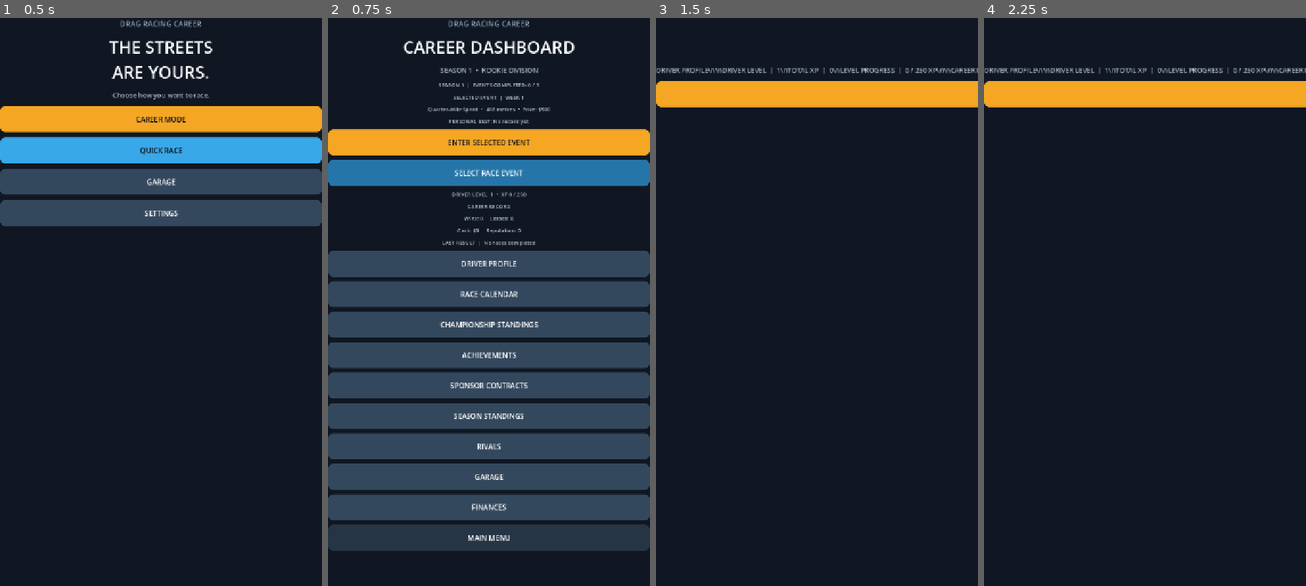
Above: before the commit, frames 1-4 (left to right).
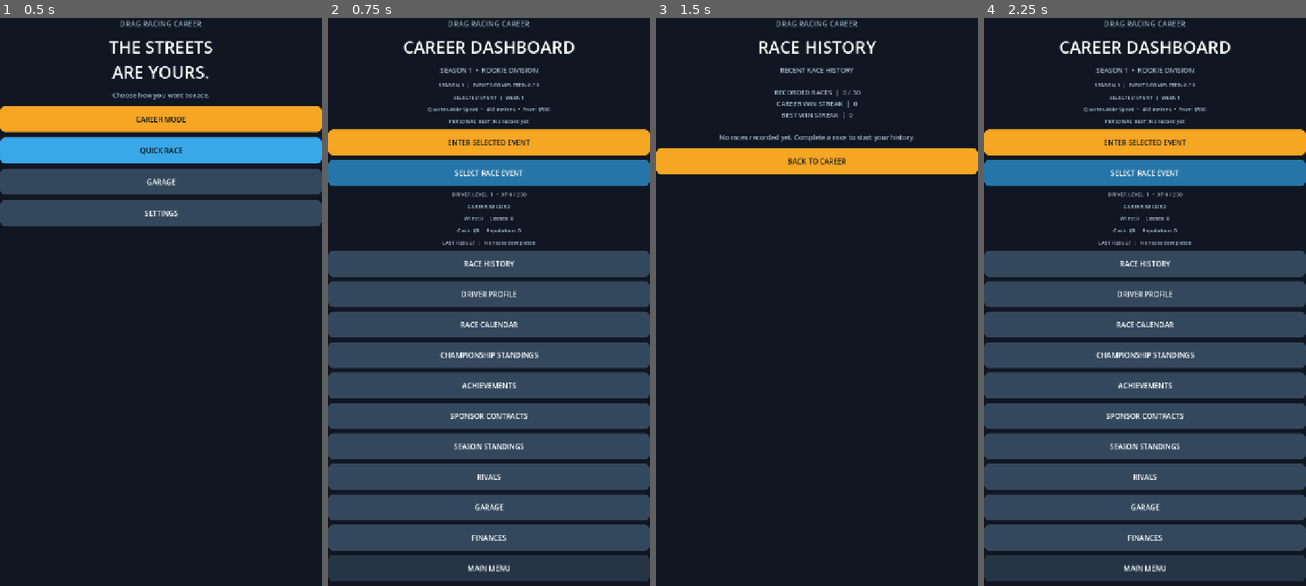
Above: after the commit, the same moments.

Repository: gleeshyyy/-Drag-Racing-Career
Game: Godot game, scene res://main.tscn
Same seed, same stepped clock (60 frames per second), same inputs: the game is played once before the commit and once after it.
Inputs (mouse positions are in pixels of both pictures, inside the frame that each line leads up to):
- Up to frame 1 (0.5 s): no input
- Up to frame 2 (0.75 s): click "CAREER MODE" at 0.5 s
- Up to frame 3 (1.5 s): click (817, 262) at 1.25 s, where only the run after the commit has a clickable "RACE HISTORY"
- Up to frame 4 (2.25 s): click (1145, 160) at 2 s, where only the run after the commit has a clickable "BACK TO CAREER"

Frame 1 is identical in both runs. In frame 2, 6.1% of the frame differs, in the area x 0-100%, y 11-100%; in frame 3, 11%; in frame 4, 66%, in the area x 0-100%, y 0-100%.

Commit message:
Add race history and expand career event calendar

Diff:
--- a/main.gd
+++ b/main.gd
@@ -61,6 +61,9 @@
 var shift_cooldown := 0.0
 var race_time := 0.0
 var personal_bests: Dictionary = {}
+var race_history: Array = []
+var current_win_streak := 0
+var best_win_streak := 0
 var career_race := false
 var career_wins := 0
 var career_losses := 0
@@ -313,6 +316,10 @@
 	_add_section_label("Wins: %d     Losses: %d" % [career_wins, career_losses])
 	_add_section_label("Cash: $%s     Reputation: %d" % [str(career_cash), career_reputation])
 	_add_section_label("LAST RESULT  |  " + last_result)
+	var history_button := _make_button("RACE HISTORY", Color("#34485d"))
+	history_button.add_theme_color_override("font_color", Color.WHITE)
+	history_button.pressed.connect(_show_race_history)
+	section_panel.add_child(history_button)
 	var profile_button := _make_button("DRIVER PROFILE", Color("#34485d"))
 	profile_button.add_theme_color_override("font_color", Color.WHITE)
 	profile_button.pressed.connect(_show_driver_profile)
@@ -576,9 +583,12 @@
 
 func _event_catalog() -> Array:
 	return [
+		{"id": "eighth_mile", "name": "Eighth-Mile Dash", "distance": 201.0, "reward": 300, "rival_speed": 232.0, "description": "A short explosive sprint. Launch reaction and acceleration decide the winner."},
 		{"id": "quarter_mile", "name": "Quarter-Mile Sprint", "distance": 402.0, "reward": 500, "rival_speed": 238.0, "description": "Classic drag race. A balanced test of launch and shifting."},
-		{"id": "half_mile", "name": "Half-Mile Challenge", "distance": 804.0, "reward": 850, "rival_speed": 245.0, "description": "Longer run. Top speed and clean gear changes matter."},
-		{"id": "top_speed", "name": "Top Speed Shootout", "distance": 1000.0, "reward": 1200, "rival_speed": 252.0, "description": "The longest event with the toughest rival pace."}
+		{"id": "pro_quarter", "name": "Pro Quarter-Mile", "distance": 402.0, "reward": 900, "rival_speed": 247.0, "description": "A tougher quarter-mile event with a stronger rival field."},
+		{"id": "half_mile", "name": "Half-Mile Challenge", "distance": 804.0, "reward": 1200, "rival_speed": 250.0, "description": "Longer run. Top speed and clean gear changes matter."},
+		{"id": "top_speed", "name": "Top Speed Shootout", "distance": 1000.0, "reward": 1600, "rival_speed": 255.0, "description": "A high-speed test against experienced drivers."},
+		{"id": "mile_run", "name": "One-Mile Showdown", "distance": 1609.0, "reward": 2500, "rival_speed": 260.0, "description": "The ultimate endurance drag event. Hold speed and shift cleanly."}
 	]
 
 func _get_selected_event() -> Dictionary:
@@ -623,6 +633,23 @@
 
 func _show_calendar() -> void:
 	_show_event_selection()
+
+func _show_race_history() -> void:
+	var body := "RECENT RACE HISTORY\n\n"
+	var total := race_history.size()
+	body += "RECORDED RACES  |  %d / 30\n" % total
+	body += "CAREER WIN STREAK  |  %d\n" % current_win_streak
+	body += "BEST WIN STREAK  |  %d\n\n" % best_win_streak
+	if race_history.is_empty():
+		body += "No races recorded yet. Complete a race to start your history."
+	else:
+		for index in range(race_history.size()):
+			var entry: Dictionary = race_history[index]
+			body += "%d. %s  |  %s\n" % [index + 1, str(entry.get("result", "UNKNOWN")), str(entry.get("event", "Race"))]
+			body += "Opponent: %s  •  Time: %.2f sec\n" % [str(entry.get("opponent", "Unknown")), float(entry.get("time", 0.0))]
+			body += "Distance: %d m  •  Prize: $%s  •  %s\n" % [int(entry.get("distance", 0)), str(entry.get("prize", 0)), str(entry.get("mode", "Career"))]
+			body += "%s\n\n" % str(entry.get("date", ""))
+	_show_subpage("RACE HISTORY", body, "BACK TO CAREER")
 
 func _show_driver_profile() -> void:
 	var total_races := career_wins + career_losses
@@ -1033,6 +1060,20 @@
 	var new_personal_best := previous_best <= 0.0 or race_time < previous_best
 	if new_personal_best:
 		personal_bests[record_key] = race_time
+	var race_prize := race_reward if was_career_race and won else 0
+	race_history.push_front({
+		"event": race_event_name,
+		"opponent": rival_name,
+		"result": "WIN" if won else "LOSS",
+		"time": race_time,
+		"distance": int(race_distance),
+		"prize": race_prize,
+		"mode": "Career" if was_career_race else "Quick Race",
+		"season": season_number if was_career_race else 0,
+		"date": Time.get_datetime_string_from_system()
+	})
+	while race_history.size() > 30:
+		race_history.pop_back()
 	race_finished = true
 	last_xp_earned = 0
 	last_level_up = false
@@ -1046,11 +1087,14 @@
 		_update_sponsor_contract(won)
 		if won:
 			career_wins += 1
+			current_win_streak += 1
+			best_win_streak = maxi(best_win_streak, current_win_streak)
 			career_cash += race_reward
 			career_reputation += 10
 			last_result = "Victory vs " + rival_name
 		else:
 			career_losses += 1
+			current_win_streak = 0
 			last_result = "Defeat vs " + rival_name
 		career_race = false
 		_check_achievements(new_personal_best)
@@ -1176,6 +1220,9 @@
 	achievements = save.get_value("career", "achievements", {})
 	rival_records = save.get_value("career", "rival_records", {})
 	personal_bests = save.get_value("career", "personal_bests", {})
+	race_history = save.get_value("career", "race_history", [])
+	current_win_streak = int(save.get_value("career", "current_win_streak", 0))
+	best_win_streak = int(save.get_value("career", "best_win_streak", 0))
 	selected_event_id = str(save.get_value("career", "selected_event_id", "quarter_mile"))
 	race_event_name = str(_get_selected_event()["name"])
 	last_result = str(save.get_value("career", "last_result", "No races completed"))
@@ -1215,6 +1262,9 @@
 	save.set_value("career", "achievements", achievements)
 	save.set_value("career", "rival_records", rival_records)
 	save.set_value("career", "personal_bests", personal_bests)
+	save.set_value("career", "race_history", race_history)
+	save.set_value("career", "current_win_streak", current_win_streak)
+	save.set_value("career", "best_win_streak", best_win_streak)
 	save.set_value("career", "selected_event_id", selected_event_id)
 	save.set_value("career", "last_result", last_result)
 	save.set_value("garage", "owned_cars", owned_cars)
